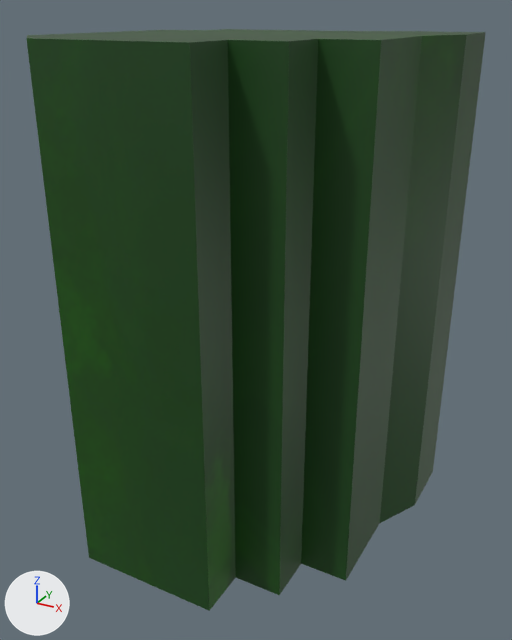
One commit to the Blender file ActionGame-リファクタリング-/Data/Model/BossArea/BossArea.blend: the scene before it, then after it.
Both versions are drawn from a 50 mm camera at (67.4, -115.8, 4.2) aimed at (3.1, 1.2, -54.3). Every picture has the same lights, and +X, +Y and +Z are marked at lower left. The first picture is the older version.

Script lines for the objects in view, before the commit:
```python
mat_マテリアル = principled_material('マテリアル')
mat_マテリアル.texture = img_bossarea_png
me_立方体_001 = bpy.data.meshes.new('立方体.001')
me_立方体_001.from_pydata(...)  # 47 vertices, 15 faces; spans x -30.0..35.0, y -30.0..35.0, z -102.0..0.0
me_立方体_001.materials.append(mat_マテリアル)  # picture img_bossarea_png
me_立方体_002 = bpy.data.meshes.new('立方体.002')
me_立方体_002.from_pydata(...)  # 48 vertices, 19 faces; spans x -30.0..35.0, y -30.0..35.0, z -102.0..0.0
me_立方体_002.materials.append(mat_マテリアル)  # picture img_bossarea_png
ob_立方体 = bpy.data.objects.new('立方体', me_立方体_001)
ob_立方体.location = (0.0, 0.0, 0.0)
ob_立方体_001 = bpy.data.objects.new('立方体.001', me_立方体_002)
ob_立方体_001.location = (0.0, 0.0, 0.0)
```
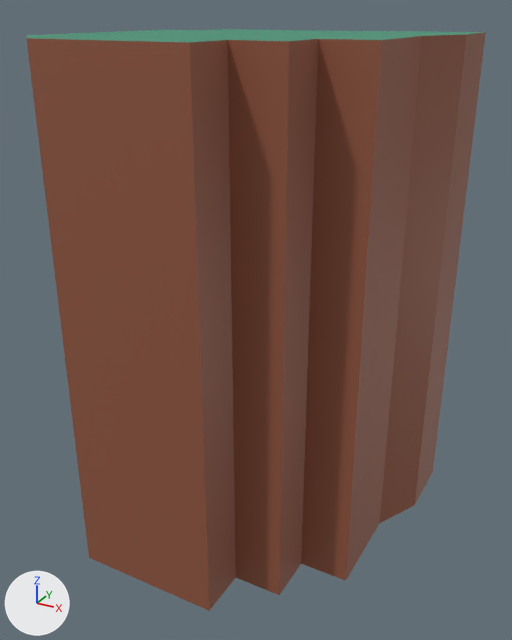
Scene script edits in JSON lines:
```json
{"op": "add", "block": "img_colormap_png", "code": ["img_colormap_png = load_image('Colormap.png', 'Colormap.png', 512, 512, 'sRGB')"]}
{"op": "set", "path": "mat_マテリアル.texture", "old": "img_bossarea_png", "new": "img_colormap_png"}
{"block": "me_立方体_002", "where": "me_立方体_002.from_pydata(...)  # 48 vertices, 19 faces; spans x -30.0..35.0, y -30.0..35.0, z -102.0..0.0"}
{"block": "me_立方体_002", "where": "# used by ob_立方体_001; location = (0.0, 0.0, 0.0)"}
{"block": "me_立方体_002", "change": "me_立方体_002 part 1: texture (UV) coordinates of 19 of 19 faces, centred in x -30.0..35.0, y -30.0..35.0, z -51.0, changed; they spanned u 0.12..0.88, v 0.06..0.97 and now span u 0.85..0.85, v 0.1..0.1"}
```

Boxes (x1, y1, x2, y2) around the edits, measured in the pictures (512 x 640 px):
```json
{"object": "立方体.001", "change": "surface changed", "before": [26, 32, 486, 611], "after": [26, 32, 486, 611], "on screen": "green to brown"}
{"object": "立方体", "change": "surface changed", "before": [27, 29, 484, 42], "after": [27, 29, 484, 42], "on screen": "lighter"}
```
